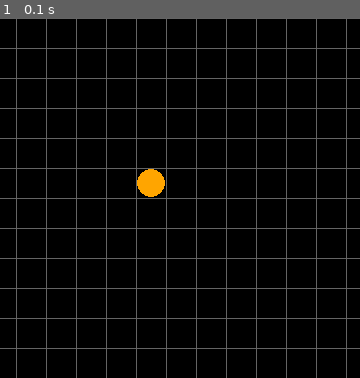
Above: before the commit, frame 1.
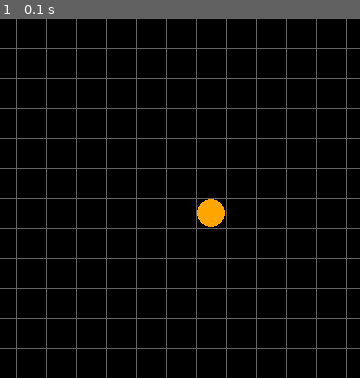
Above: after the commit, the same moment.

Repository: emmyan99/LearningPyGame
Game: pygame game, started from snake.py
Two runs of this game, one before a commit and one after it. Both use one fixed random seed, a clock stepped at 60 frames per second and the inputs below.
Inputs:
- Up to frame 1 (0.1 s): no input
The pictures show only the part of the screen within x 44-94%, y 0-50%; the shares and areas given below are measured in that part.

The runs differ from the first frame. In frame 1, 0.9% of the frame differs, in the area x 38-63%, y 41-59%.

Commit message:
snake can grow to 2 rectanlges :<)

Diff:
--- a/snake.py
+++ b/snake.py
@@ -1,9 +1,9 @@
 import pygame
 import random
 
-#TODO: NAME COMMON VARIABLES
-#TODO: INCREMENT SIZE OF SNAKE, REMOVE UNION AND USE SEVERAL RECTANGLES
-#TODO: FIX MOVEMENT OF LARGER SNAKE
+#TODO: ADD TAIL TO TAIL, recursive?
+#TODO: MOVEMENT OF LARGER SNAKE, tail must stay behind head
+#TODO: INDEPENDENT MOVEMENT OF BODY
 #TODO: COLLISION WITH SELF
 #TODO: FIX SNAKE AUTOMATIC MOVEMENT
 #TODO: LEADERBOARD
@@ -11,21 +11,25 @@
 def main():
     # pygame setup
     pygame.init()
-
-    screen = pygame.display.set_mode((720, 720))
+    SCREEN_WIDTH = 720
+    SCREEN_HEIGHT = 720
+    GRID_SIZE = 30
+    screen = pygame.display.set_mode((SCREEN_WIDTH, SCREEN_HEIGHT))
     running = True
     score = 0
     screen.fill("black")
-    snake = pygame.draw.rect(screen, "green", (360, 360, 30, 30), 0)
-    foodX = 15+(30*(random.randint(0,23)))
-    foodY = 15+(30*(random.randint(0,23)))
+    snake = pygame.draw.rect(screen, "green", (SCREEN_WIDTH/2, SCREEN_WIDTH/2, GRID_SIZE, GRID_SIZE), 0)
+    foodX = GRID_SIZE//2 + (GRID_SIZE * (random.randint(0, SCREEN_WIDTH//GRID_SIZE-1)))
+    foodY = GRID_SIZE//2 + (GRID_SIZE * (random.randint(0, SCREEN_HEIGHT//GRID_SIZE-1)))
     food = pygame.draw.circle(screen, "orange", (foodX, foodY), 6)
-    moving = False
     lastDir = (0,0)
     iterationCounter = 0
-    EASY = 60
-    MEDIUM = 40
-    HARD = 20
+    snakeSize = 1
+    tailPosition = [] # list of tail rect positions
+    tails = [] #list of tail rects
+    EASY = 200
+    MEDIUM = 80
+    HARD = 40
     difficulty = EASY
 
     while running:
@@ -33,6 +37,7 @@
             if event.type == pygame.QUIT:
                 running = False
 
+        keys = pygame.key.get_pressed()
         iterationCounter +=1
 
         # wipe last frame
@@ -40,18 +45,25 @@
 
         food = pygame.draw.circle(screen, "orange", (food.centerx, food.centery), 14)
         snake = pygame.draw.rect(screen, "green", (snake.left, snake.top, snake.width, snake.height), 0)
+        if snakeSize > 1:
+            for tail in tails:
+                tail = pygame.draw.rect(screen, "green", (tail.left, tail.top, 30, 30), 0)
 
-        keys = pygame.key.get_pressed()
-        moving = True
+        if iterationCounter % difficulty == 0:
+            snake.move_ip(lastDir)
+            if snakeSize > 1:
+                tails[0].move_ip(lastDir)
+                print("tail x ", tails[0].x)
+                print("snake x", snake.x)
+            #for i in range(len(tails)):
+                #tails[i].move_ip(lastDir)
 
-        if moving == True:
-            if iterationCounter % difficulty == 0:
-                snake, lastDir = snakeMovement(keys, snake, lastDir)
+        snake, lastDir = changeDirection(keys, snake, lastDir, GRID_SIZE)
 
         edgeCollision(snake.left, snake.right, snake.top, snake.bottom)
-        score, snake = foodCollision(snake, food, score, screen)
-        drawGrid(screen)
+        score, snakeSize, tailPosition, tails = foodCollision(snake, screen, food, score, snakeSize, lastDir, GRID_SIZE, tailPosition, tails)
 
+        drawGrid(screen, SCREEN_WIDTH, SCREEN_HEIGHT, GRID_SIZE)
         # flip() the display to put your work on screen
         pygame.display.flip()
 
@@ -66,44 +78,64 @@
         print("Collision with edge. Fail.")
         main()
 
-def foodCollision(snake, food, score, screen):
+def foodSpawn(food):
+    food.centerx = 15+(30*(random.randint(0,23)))
+    food.centery = 15+(30*(random.randint(0,23)))
+
+def foodCollision(snake, screen, food, score, snakeSize, lastDir, GRID_SIZE, tailPosition, tails):
     if snake.colliderect(food):
         foodSpawn(food)
-        snake = snakeGrowth(snake, screen, food)
-        score += 100
-    return score, snake
+        score += 10
+        snakeSize += 1
+        tailPosition = snakeGrowth(snake, lastDir, snakeSize, tailPosition, GRID_SIZE)
+        tails = updateTails(tailPosition, screen, tails)
+    return score, snakeSize, tailPosition, tails
 
-def foodSpawn(food):
-    foodX = 15+(30*(random.randint(0,23)))
-    foodY = 15+(30*(random.randint(0,23)))
-    food.move_ip(foodX, foodY)
+def updateTails(tailPosition, screen, tails):
+    for position in tailPosition:
+        newTail = pygame.draw.rect(screen, "green", (position[0], position[1], 30, 30), 0)
+        tails.append(newTail)
+        return tails
 
-#TO BE CHANGED
-#Add new rect at end of snake, somehow make them move together
-def snakeGrowth(snake, screen, food):
-    tail = pygame.draw.rect(screen, "green", (food.centerx-60, food.centery-60, 30, 30), 0)
-    snake = snake.union(tail)
+def snakeGrowth(snake, lastDir, snakeSize, tailPosition, GRID_SIZE):
+    (tailX, tailY) = tailSpawn(lastDir, snake, GRID_SIZE, snakeSize)
+    tailPosition.append((tailX, tailY))
+    print(tailPosition)
+    return tailPosition
 
-def drawGrid(screen):
-    for i in range(0, 720, 30):
-        pygame.draw.line(screen, (100, 100, 100), (0, i), (720, i))
-        pygame.draw.line(screen, (100, 100, 100), (i, 0), (i, 720))
+def tailSpawn(lastDir, snake, GRID_SIZE, snakeSize):
+    dirX = lastDir[0]
+    dirY = lastDir[1]
+    if dirX == 0:
+        if dirY > 0:
+            (x, y) = (snake.x, snake.y - GRID_SIZE/2*snakeSize)
+        else:
+            (x, y) = (snake.x, snake.y + GRID_SIZE/2*snakeSize)
+    else:
+        if dirX > 0:
+            (x, y) = (snake.x - GRID_SIZE/2*snakeSize, snake.y)
+        else:
+            (x, y) = (snake.x + GRID_SIZE/2*snakeSize, snake.y)
+    return (x, y)
+
+def drawGrid(screen, SCREEN_WIDTH, SCREEN_HEIGHT, GRID_SIZE):
+    for i in range(0, SCREEN_WIDTH, GRID_SIZE):
+        pygame.draw.line(screen, (100, 100, 100), (0, i), (SCREEN_WIDTH, i))
+        pygame.draw.line(screen, (100, 100, 100), (i, 0), (i, SCREEN_HEIGHT))
     pygame.display.update()
 
-def snakeMovement(keys, snake, lastDir):
-    #TODO FIX KEY PRIORITY
+def changeDirection(keys, snake, lastDir, GRID_SIZE):
     dx, dy = 0, 0
     if keys[pygame.K_a]:
-        dx -= 30
+        dx -= GRID_SIZE
     elif keys[pygame.K_d]:
-        dx += 30
+        dx += GRID_SIZE
     elif keys[pygame.K_w]:
-        dy -= 30
+        dy -= GRID_SIZE
     elif keys[pygame.K_s]:
-        dy += 30
+        dy += GRID_SIZE
     else:
         (dx,dy) = lastDir
-    snake.move_ip(dx, dy)
     return snake, (dx, dy)
 
 
